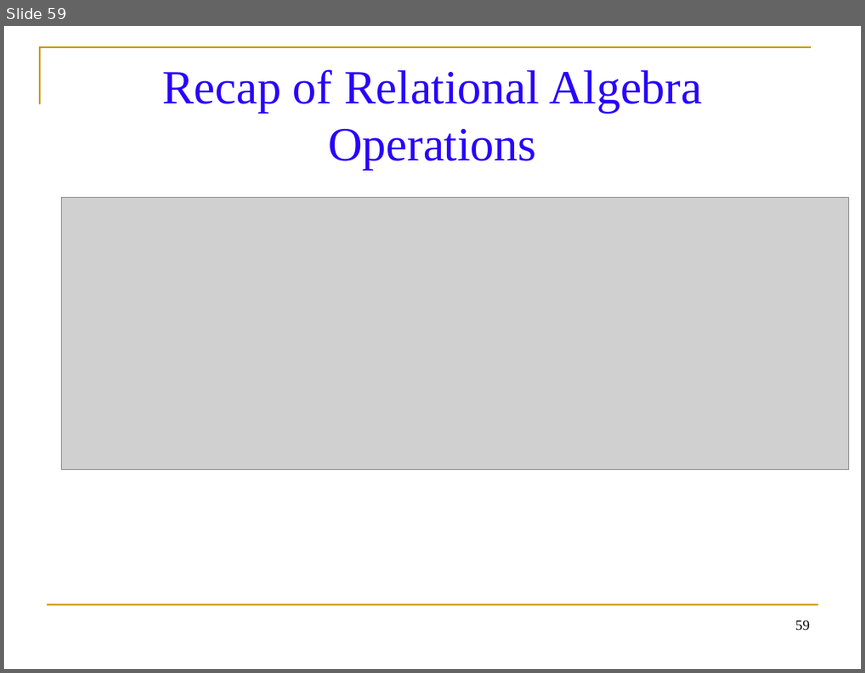
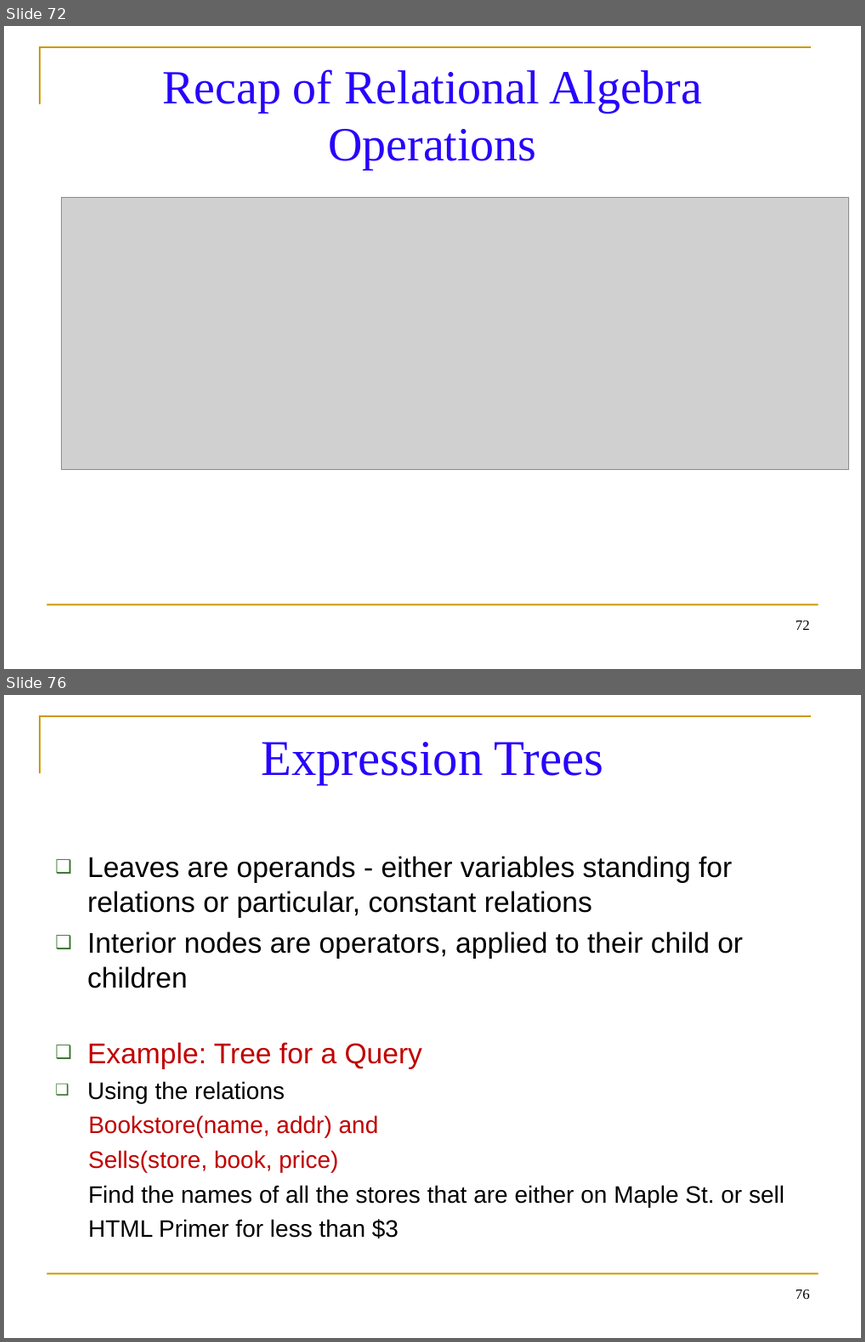
Before and after one commit to balachander712/Lab-Main, a slide deck: Sem3/Materials/Database Management System/Relational Algebra Operations.ppt. Shown one above the other, each under a label of ours: slide 59 before the commit, slides 72 and 76 after it; the slides between them are not shown. The pictures are 865x673 and 865x1342 pixels, drawn with LibreOffice and Linux fonts; fonts in the diff are those of the drawing; grey boxes stand for pictures. Boxes give left, top, right and bottom in pixels: in the first picture for what was removed or moved away, otherwise in the second. Text is boxed around its words. In the diff, an @@ line names an element or a change of style, - is before the commit and + after.

```diff
--- a/Sem3/Materials/Database Management System/Relational Algebra Operations.ppt
+++ b/Sem3/Materials/Database Management System/Relational Algebra Operations.ppt
@@ slide 76 added at (4, 695, 861, 1338), background #FFFFFF; not listed: 2 template elements that a slide beside it also shows @@
@@ title added at (261, 742, 603, 784), 42 pt, text #2704FC @@
+Expression Trees
@@ text added at (87, 856, 784, 1238), 24 pt, text #000000 @@
+❑ Leaves are operands - either variables standing for relations or particular, constant relations
+❑ Interior nodes are operators, applied to their child or children
+❑ Example: Tree for a Query
+❑ Using the relations
+Bookstore(name, addr) and
+Sells(store, book, price)
+Find the names of all the stores that are either on Maple St. or sell
+HTML Primer for less than $3
@@ page number added at (795, 1289, 810, 1299), 12 pt, text #000000 @@
+76
@@ what was slide 59 is now slide 72 @@
@@ page number at (795, 620, 810, 630): text changed @@
-59
+72
```
Also in this commit, not shown: 10 slides changed, 35 other slides added, 24 other files.
